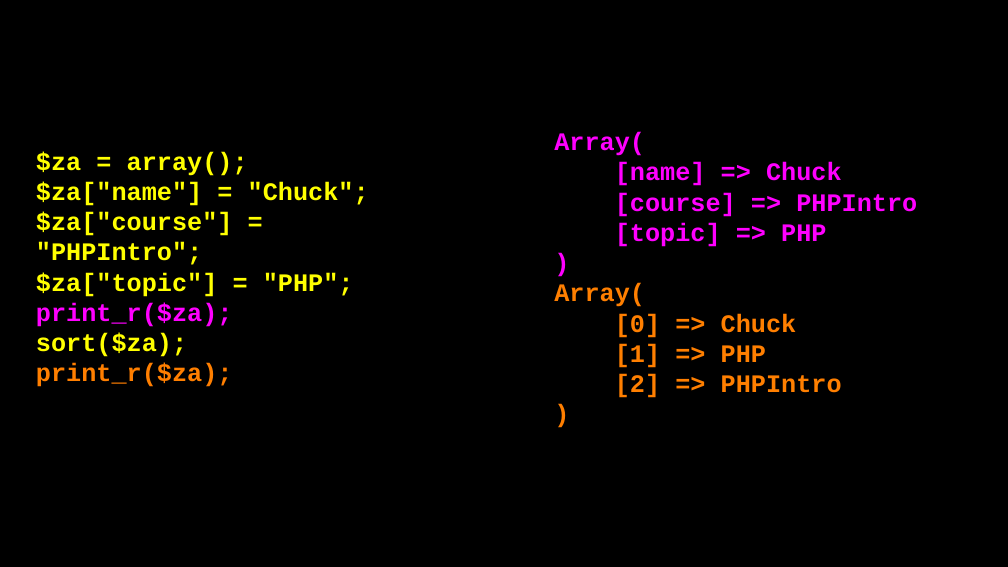
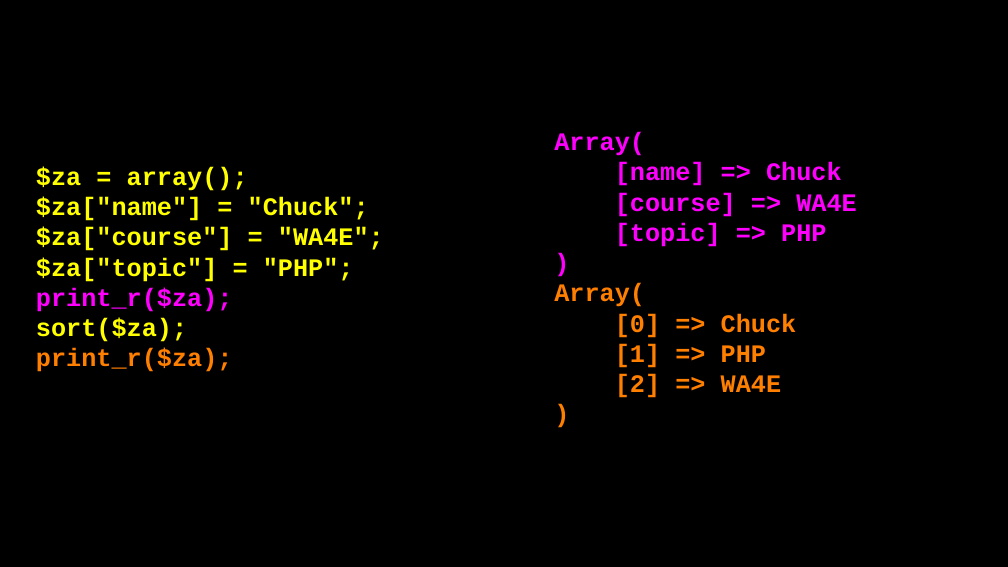
Before and after one commit to csev/wa4e, a slide deck: slide 27 of lectures/PHP-03-Arrays.ppt (slide 15 before the commit). Drawn at 1008x567 pixels with LibreOffice and Linux fonts; fonts in the diff are those of the drawing. Boxes give left, top, right and bottom in pixels: in the first picture for what was removed or moved away, otherwise in the second. Text is boxed around its words. In the diff, an @@ line names an element or a change of style, - is before the commit and + after.

```diff
--- a/lectures/PHP-03-Arrays.ppt
+++ b/lectures/PHP-03-Arrays.ppt
@@ text at [615,192,857,217]: text changed @@
-[course] => PHPIntro
+[course] => WA4E
@@ text at [36,227,384,251]: text changed @@
-$za["course"] = "PHPIntro";
+$za["course"] = "WA4E";
@@ text at [615,374,781,398]: text changed @@
-[2] => PHPIntro
+[2] => WA4E
```
Also in this commit, not shown: 19 other slides changed, 3 slides added, 9 slides removed, 7 other files.
